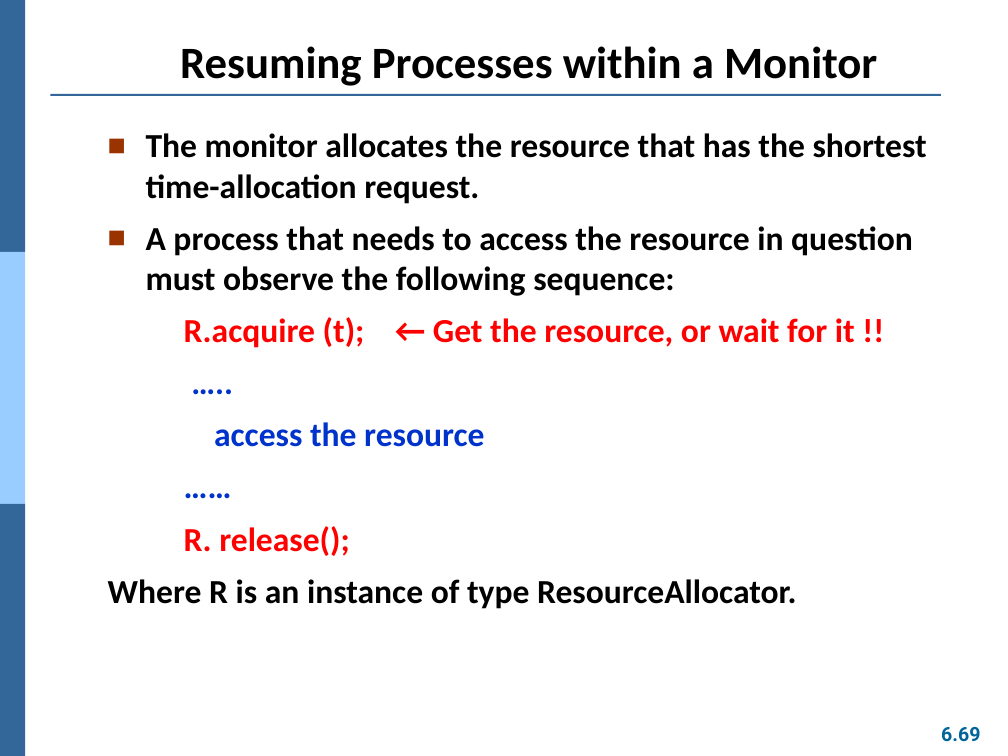
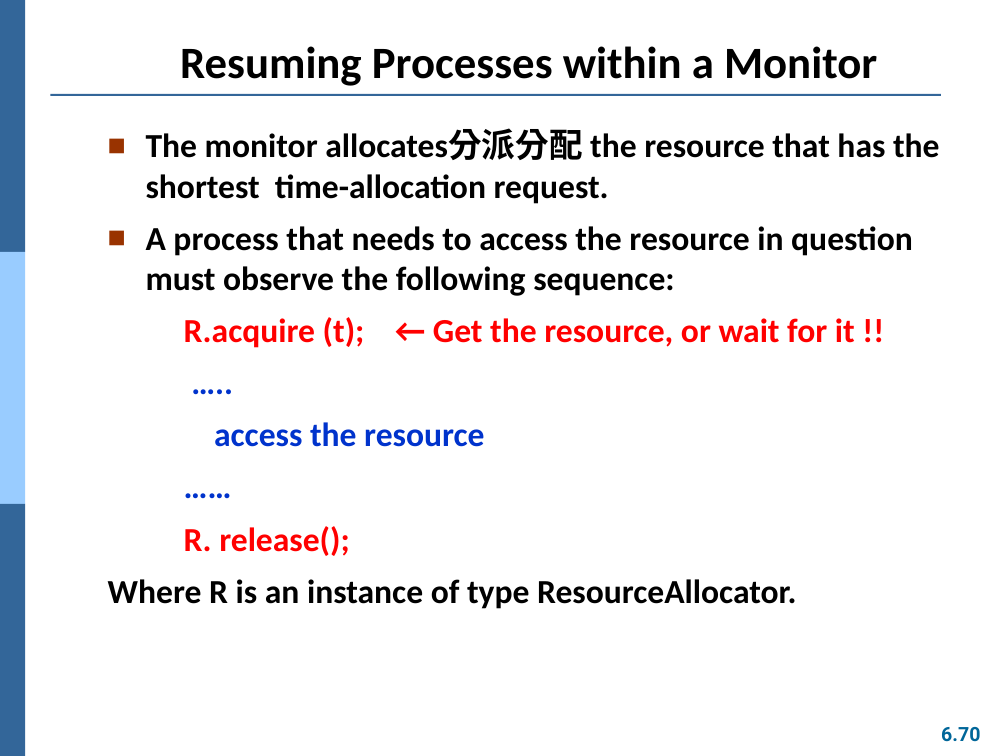
Before and after one commit to Yang09701194/OS_Learning, a slide deck: slide 70 of ch06.pptx (slide 69 before the commit). Drawn at 1008x756 pixels with LibreOffice and Linux fonts; fonts in the diff are those of the drawing. Boxes give left, top, right and bottom in pixels: in the first picture for what was removed or moved away, otherwise in the second. Text is boxed around its words. In the diff, an @@ line names an element or a change of style, - is before the commit and + after.

```diff
--- a/ch06.pptx
+++ b/ch06.pptx
@@ text at (x1=146, y1=130, x2=940, y2=204): text changed @@
-■ The monitor allocates the resource that has the shortest time-allocation request.
+■ The monitor allocates分派分配 the resource that has the shortest time-allocation request.
@@ page number at (x1=941, y1=727, x2=980, y2=742): text changed @@
-6.69
+6.70
```
Also in this commit, not shown: 5 other slides changed, 2 slides added.
